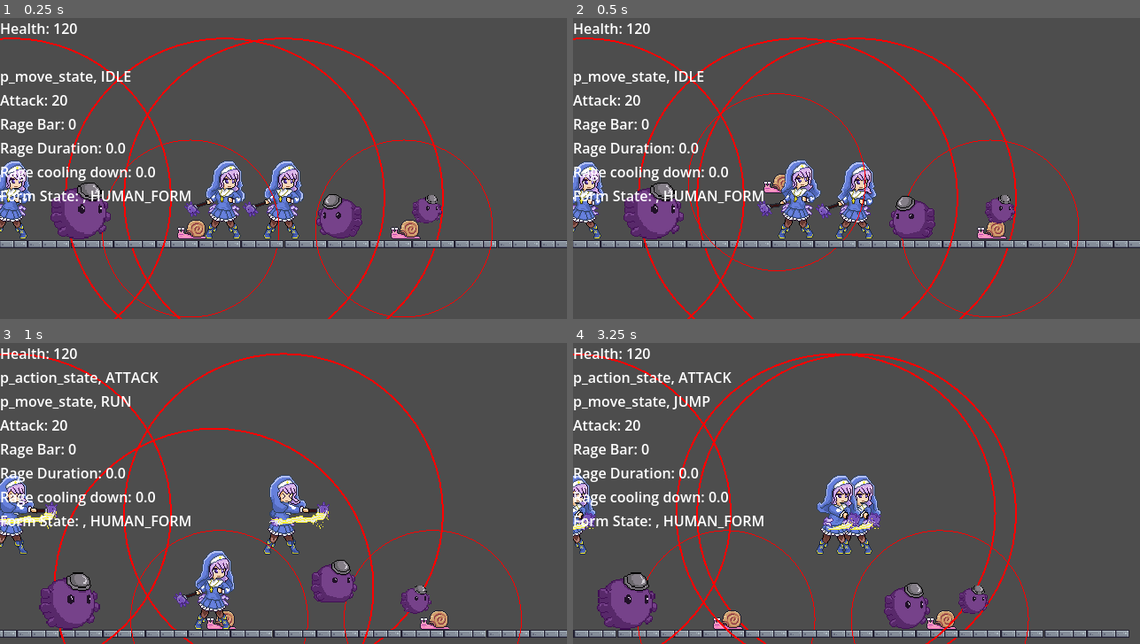
Above: before the commit, frames 1-4 (two rows, left to right).
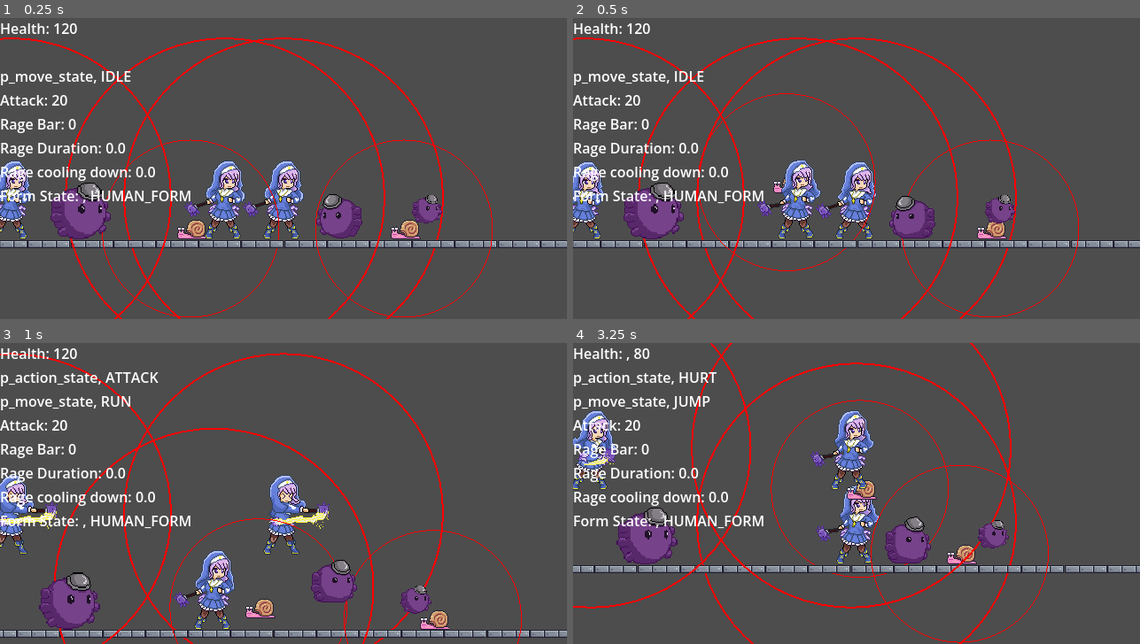
Above: after the commit, the same moments.

Repository: the-kureitibu/Game_Jam_2026
Game: Godot game, scene res://scenes/test_rooms/test_scene.tscn
Two runs of this game, one before a commit and one after it. Both use one fixed random seed, a clock stepped at 60 frames per second and the inputs below.
Inputs (mouse positions are in pixels of both pictures, inside the frame that each line leads up to):
- Up to frame 1 (0.25 s): no input
- Up to frame 2 (0.5 s): no input
- Up to frame 3 (1 s): move the mouse to (408, 478) at 0.52 s; hold D (right) from 0.53 s (still down); click (408, 478) at 0.6 s; tap Space (jump) at 0.77, 0.8 s
- Up to frame 4 (3.25 s): tap Space (jump) at 1.07, 1.35, 1.52, 1.82, 2.3, 3.02 s; move the mouse to (743, 508) at 1.27 s; click (743, 508) at 1.55 s; move the mouse to (913, 427) at 2.02 s; release D (right) at 2.03 s; hold A (left) 2.03-2.78 s; click (913, 427) at 2.1 s; move the mouse to (828, 553) at 2.77 s; hold D (right) from 2.78 s (still down); right-click (828, 553) at 2.85 s; click (828, 553) at 3.05 s

Frame 1 is identical in both runs. In frame 2, 0.6% of the frame differs, in the area x 20-54%, y 25-85%; in frame 3, 0.7%; in frame 4, 21%, in the area x 0-100%, y 0-100%.

Commit message:
Adjust mob AI

Diff:
--- a/scenes/enemy_scene/enemy_scripts/mob_one.gd
+++ b/scenes/enemy_scene/enemy_scripts/mob_one.gd
@@ -29,7 +29,9 @@
 
 @onready var jump_velocity := -jump_gravity * time_to_apex
 
-
+var jump_attack_speed_min := 120.0
+var jump_attack_speed_max := 360.0
+var landing_offset := 24.0
 
 #region References
 
@@ -68,7 +70,9 @@
 	queue_redraw()
 	apply_gravity(delta)
 
-	if is_target_nearby and mob_one_state == MobStates.IDLE:
+	if mob_one_state == MobStates.ATTACKING:
+		pass
+	elif is_target_nearby:
 		jump_to_target()
 	else:
 		patrol_idle()
@@ -120,10 +124,27 @@
 
 	is_attacking = true
 	mob_one_state = MobStates.ATTACKING
+
 	var dis_to_player = t_player.global_position.x - global_position.x
 	var dir_to_player = sign(dis_to_player)
 
-	velocity.x = dir_to_player * speed
+	if dir_to_player == 0:
+		dir_to_player = patrol_dir
+
+	# Land near the player, not exactly on center.
+	var target_landing_x = t_player.global_position.x - dir_to_player * landing_offset
+	var distance_to_landing = target_landing_x - global_position.x
+
+	# Approximate total air time.
+	var estimated_air_time := time_to_apex + time_to_fall
+
+	var needed_x_speed = distance_to_landing / estimated_air_time
+	needed_x_speed = clamp(needed_x_speed, -jump_attack_speed_max, jump_attack_speed_max)
+
+	if abs(needed_x_speed) < jump_attack_speed_min:
+		needed_x_speed = dir_to_player * jump_attack_speed_min
+
+	velocity.x = needed_x_speed
 	velocity.y = jump_velocity
 
 	attk_timer = 3.0
@@ -149,6 +170,13 @@
 		return
 
 	attk_timer -= delta
-	if attk_timer <= 0.0:
-		is_attacking = false
-		mob_one_state = MobStates.IDLE
+
+	if is_on_floor() and velocity.y >= 0.0 and attk_timer <= 2.8:
+		end_attack()
+	elif attk_timer <= 0.0:
+		end_attack()
+
+
+func end_attack() -> void:
+	is_attacking = false
+	mob_one_state = MobStates.IDLE
